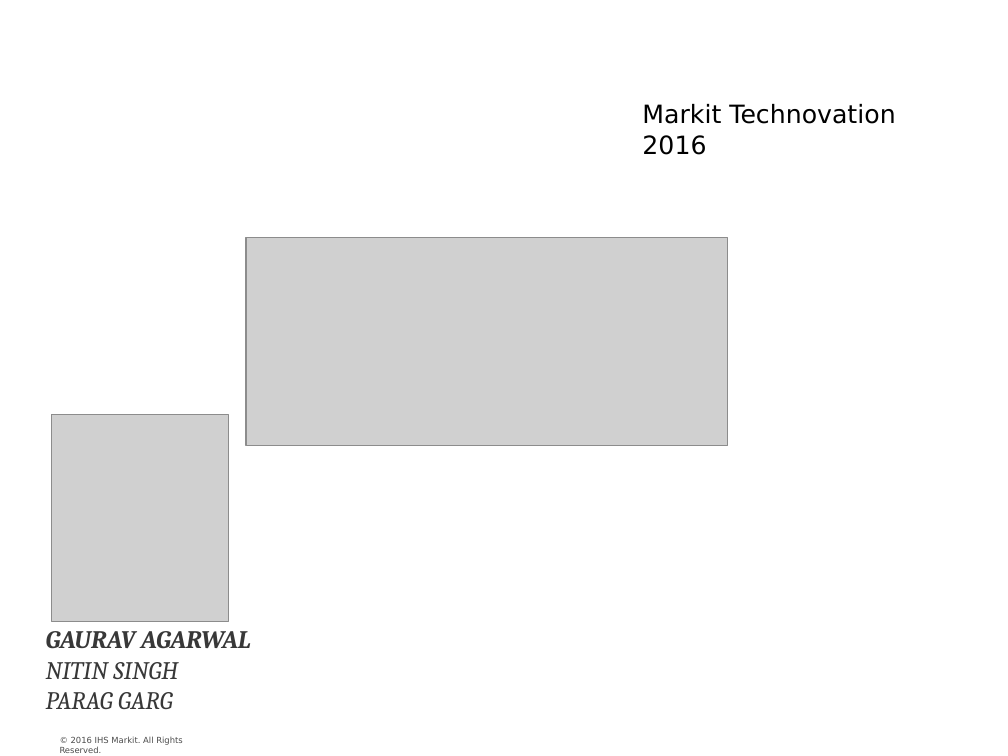
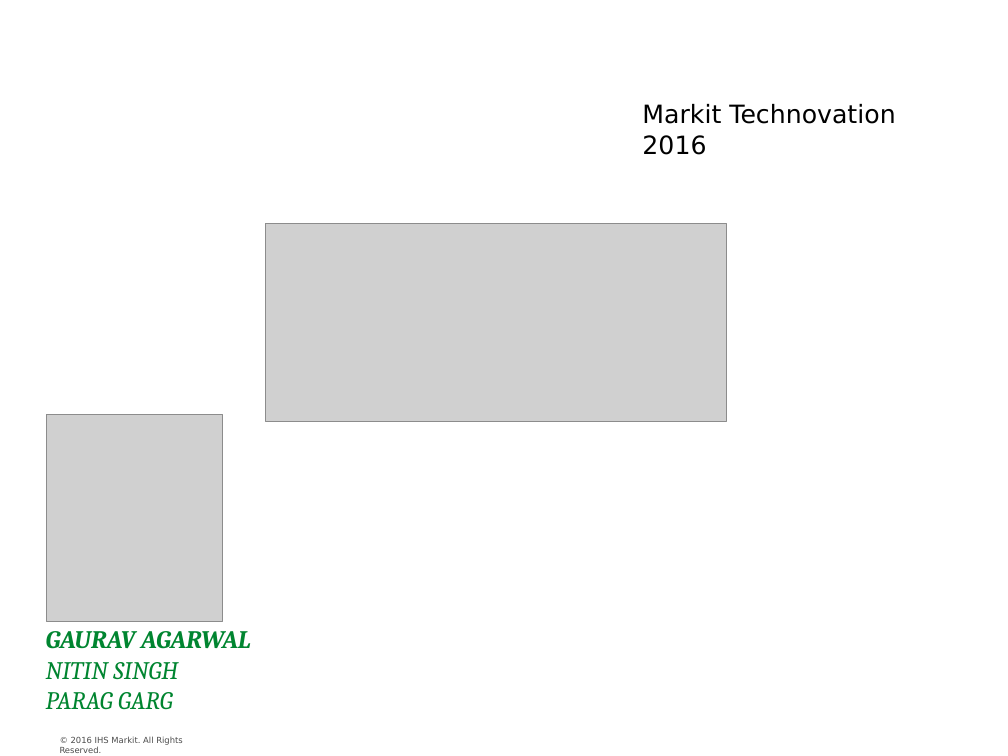
Before and after one commit to nitinsingh008/XML-Analytics, a slide deck: slide 1 of Document/XAP/Markit Technovation-XAP Final- 1.0v.ppt. Drawn at 1008x756 pixels with LibreOffice and Linux fonts; fonts in the diff are those of the drawing; grey boxes stand for pictures; background and template pictures are left out. Boxes give left, top, right and bottom in pixels: in the first picture for what was removed or moved away, otherwise in the second. Text is boxed around its words. In the diff, an @@ line names an element or a change of style, - is before the commit and + after.

```diff
--- a/Document/XAP/Markit Technovation-XAP Final- 1.0v.ppt
+++ b/Document/XAP/Markit Technovation-XAP Final- 1.0v.ppt
@@ picture: place and size @@
-picture at [51,414,228,621]
+picture at [265,224,727,421]
@@ picture: place and size @@
-picture at [246,238,728,446]
+picture at [46,414,223,621]
@@ text "GAURAV AGARWAL" at [46,631,251,710]: text colour #383838 to #008530 @@
```
Also in this commit, not shown: 2 other slides changed.
